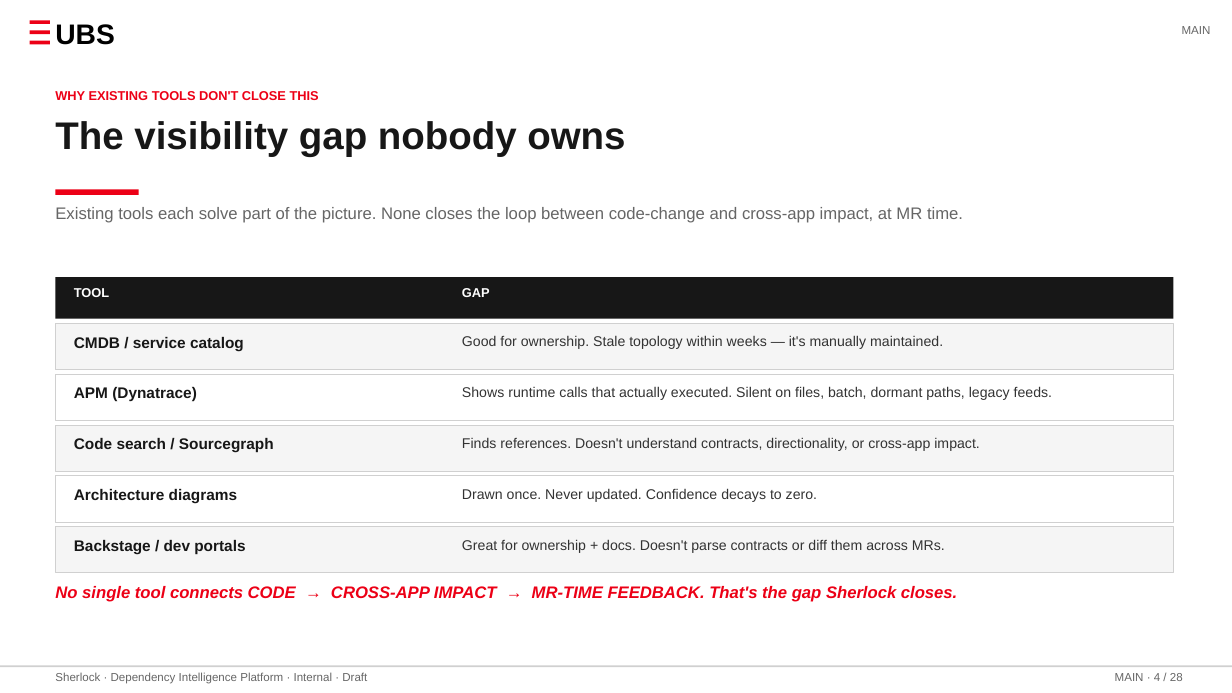
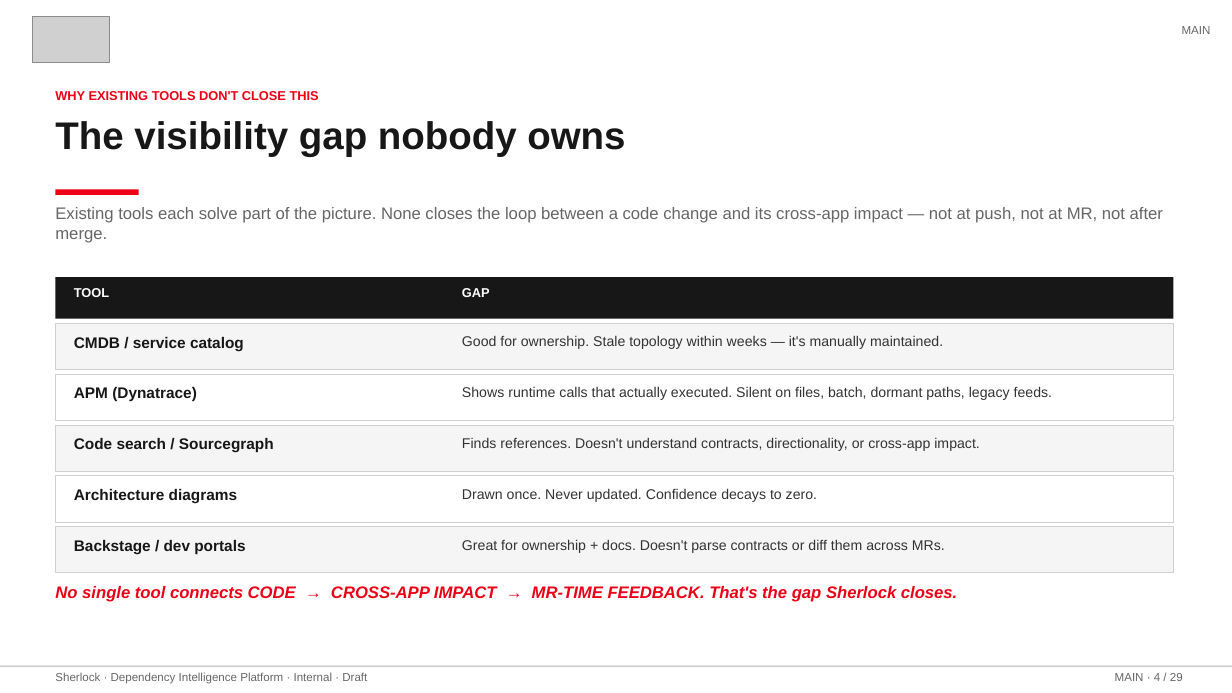
Before and after one commit to stoufeeq/Sherlock, a slide deck: slide 4 of Sherlock_CTO_Pitch.pptx. Drawn at 1232x693 pixels with LibreOffice and Linux fonts; fonts in the diff are those of the drawing; grey boxes stand for pictures. Boxes give left, top, right and bottom in pixels: in the first picture for what was removed or moved away, otherwise in the second. Text is boxed around its words. In the diff, an @@ line names an element or a change of style, - is before the commit and + after.

```diff
--- a/Sherlock_CTO_Pitch.pptx
+++ b/Sherlock_CTO_Pitch.pptx
@@ rectangle removed at (30, 20, 50, 24) @@
@@ picture added at (32, 17, 109, 63) @@
@@ text removed at (55, 24, 114, 45) @@
-UBS
@@ rectangle removed at (30, 30, 50, 34) @@
@@ rectangle removed at (30, 41, 50, 44) @@
@@ text at (55, 207, 1163, 243): text changed @@
-Existing tools each solve part of the picture. None closes the loop between code-change and cross-app impact, at MR time.
+Existing tools each solve part of the picture. None closes the loop between a code change and its cross-app impact — not at push, not at MR, not after merge.
```
Also in this commit, not shown: 25 other slides changed, 1 slide added, 21 other files.
